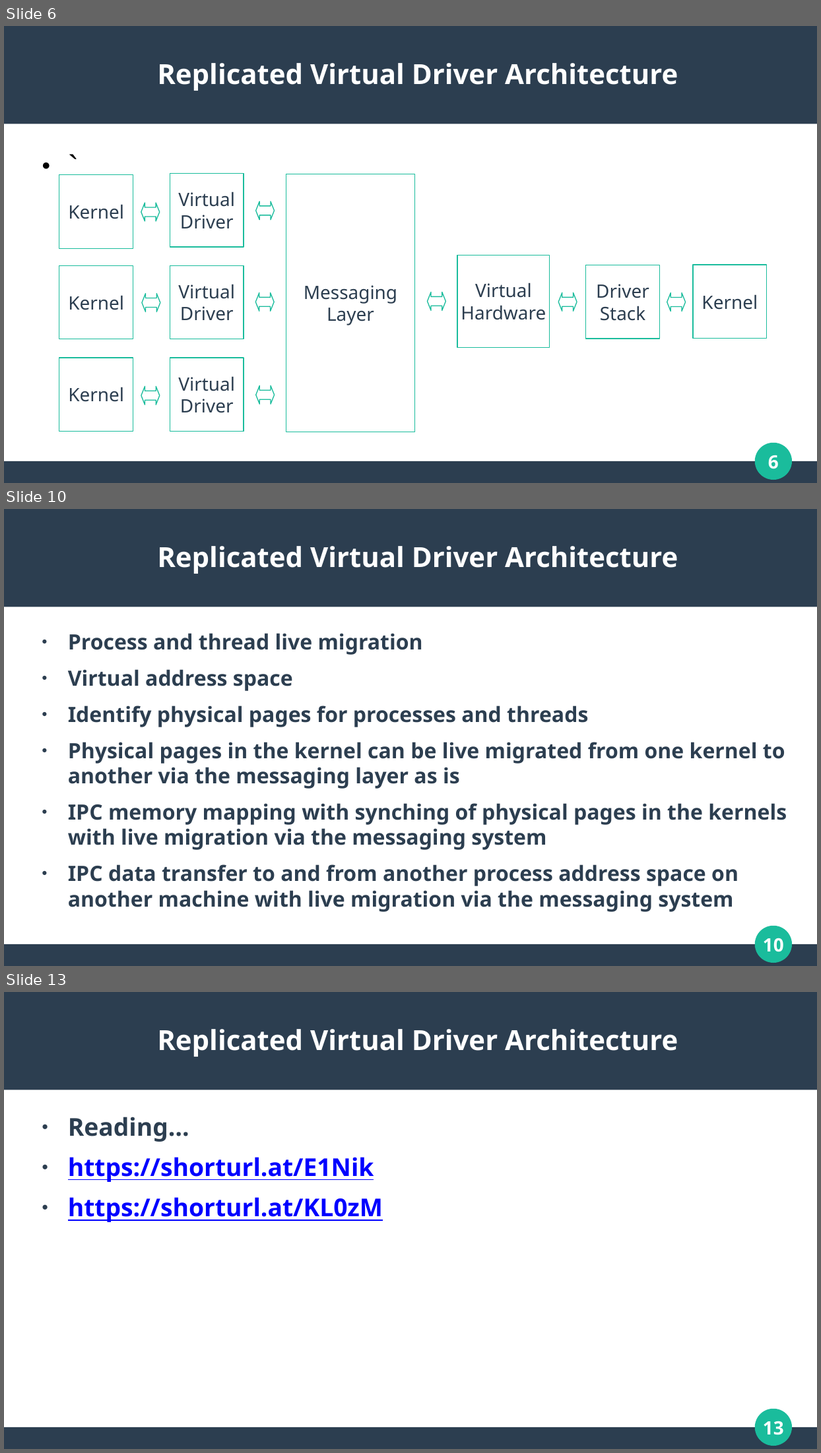
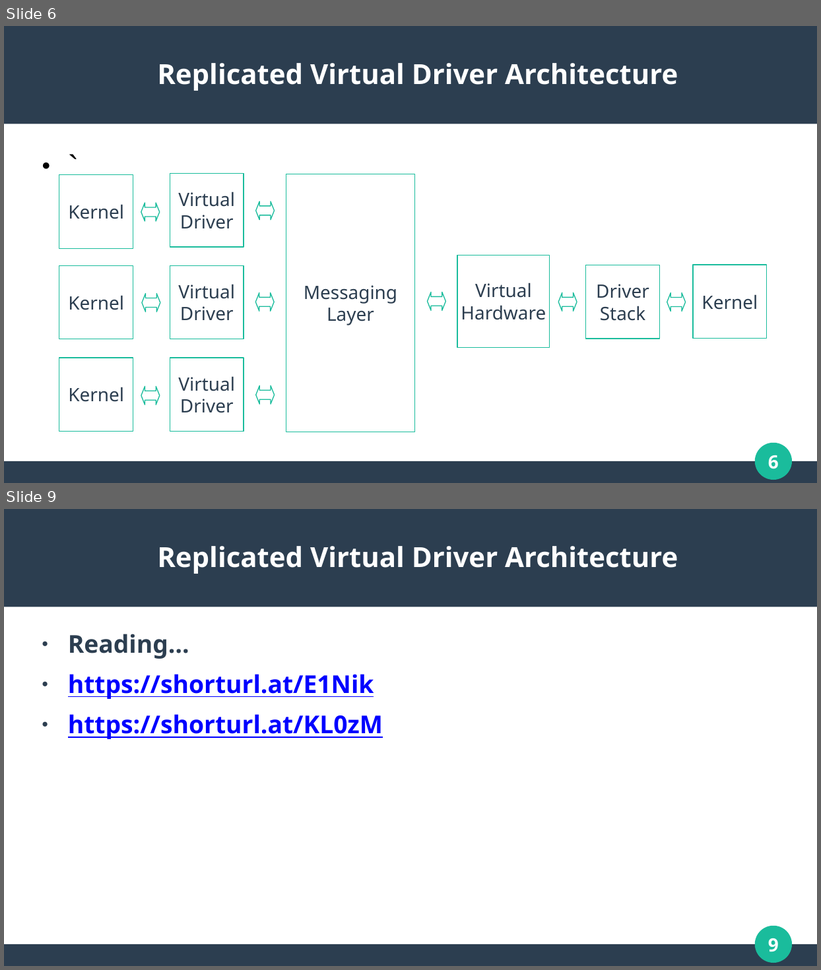
Before and after one commit to WaveArch/Wave, a slide deck: Replicated.pptx. Shown one above the other, each under a label of ours: slides 6, 10 and 13 before the commit, slides 6 and 9 after it; the slides between them are not shown. The pictures are 821x1453 and 821x970 pixels, drawn with LibreOffice and Linux fonts; fonts in the diff are those of the drawing. Boxes give left, top, right and bottom in pixels: in the first picture for what was removed or moved away, otherwise in the second. Text is boxed around its words. In the diff, an @@ line names an element or a change of style, - is before the commit and + after.

```diff
--- a/Replicated.pptx
+++ b/Replicated.pptx
@@ slide 10 removed at [4,509,817,966], background #FFFFFF; not listed: 4 template elements that a slide beside it also shows @@
@@ title removed at [157,546,678,574] @@
-Replicated Virtual Driver Architecture
@@ text removed at [68,633,787,912] @@
-● Process and thread live migration
-● Virtual address space
-● Identify physical pages for processes and threads
-● Physical pages in the kernel can be live migrated from one kernel to another via the messaging layer as is
-● IPC memory mapping with synching of physical pages in the kernels with live migration via the messaging system
-● IPC data transfer to and from another process address space on another machine with live migration via the messaging system
@@ what was slide 13 is now slide 9 @@
@@ page number at [768,939,779,953]: text changed @@
-13
+9
```
Also in this commit, not shown: 3 slides changed, 3 other slides removed.
